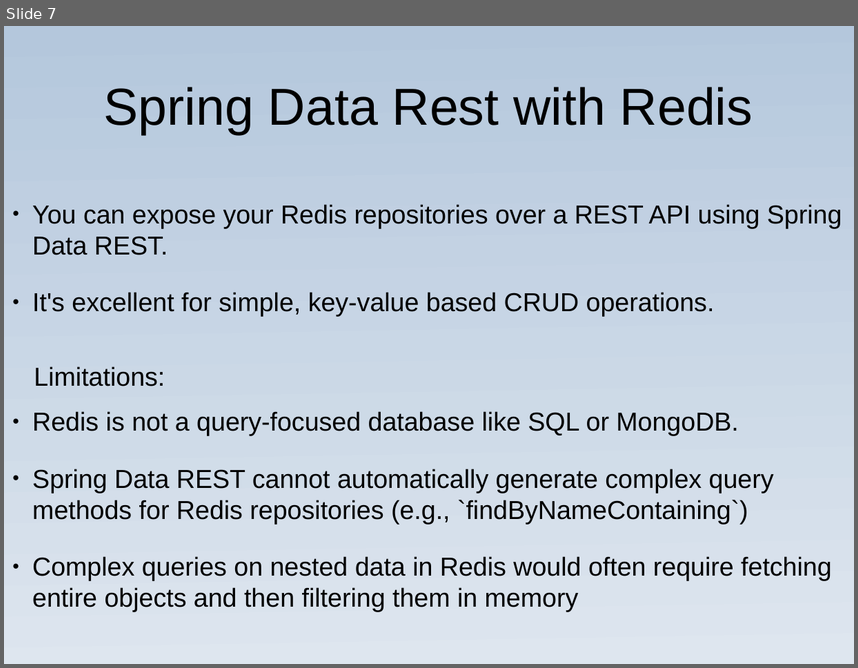
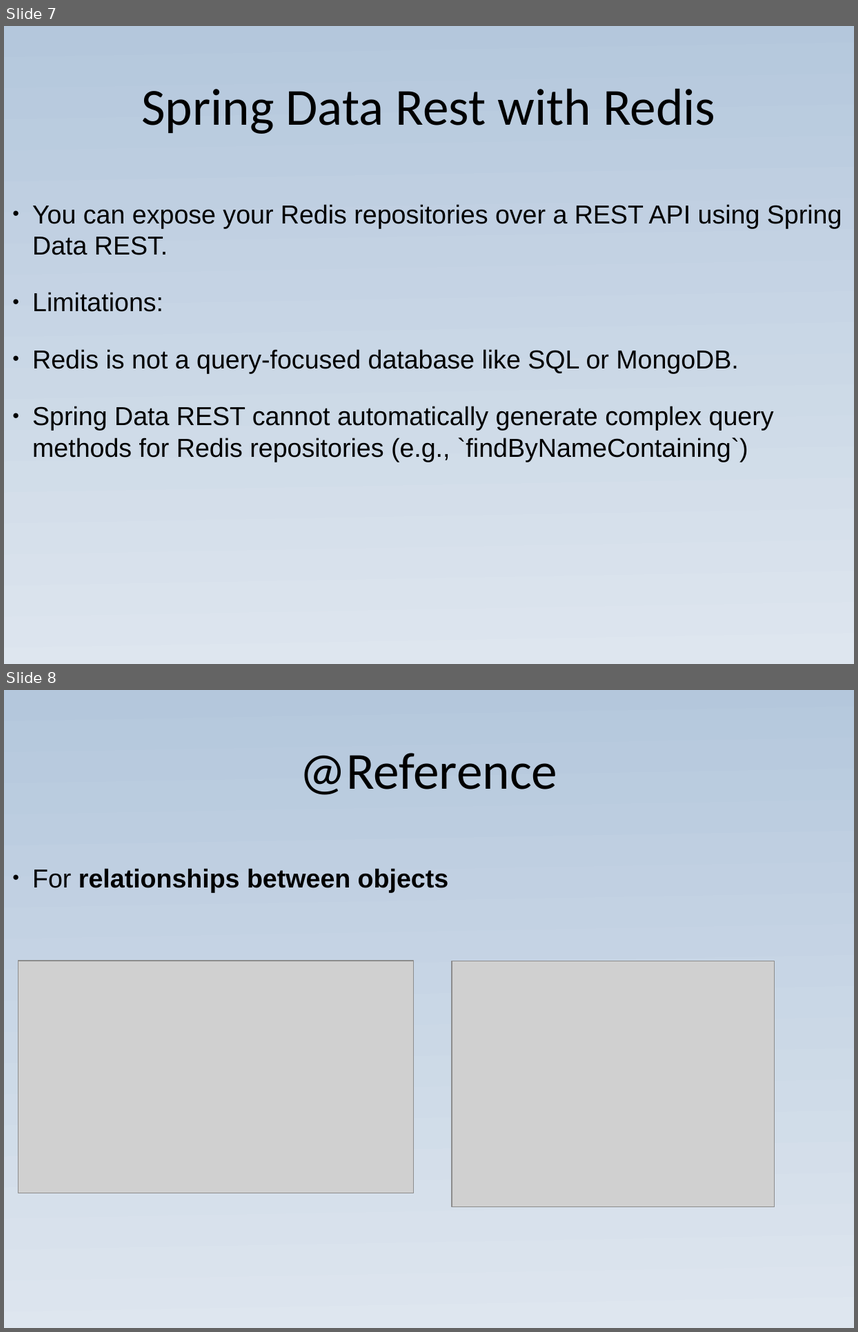
Before and after one commit to JoaoGuilhermedeSa/spring-data-redis, a slide deck: spring_data_redis_presentation_with_code.pptx. Shown one above the other, each under a label of ours: slide 7 before the commit, slides 7 and 8 after it. The pictures are 858x668 and 858x1332 pixels, drawn with LibreOffice and Linux fonts; fonts in the diff are those of the drawing; grey boxes stand for pictures. Boxes give left, top, right and bottom in pixels: in the first picture for what was removed or moved away, otherwise in the second. Text is boxed around its words. In the diff, an @@ line names an element or a change of style, - is before the commit and + after.

```diff
--- a/spring_data_redis_presentation_with_code.pptx
+++ b/spring_data_redis_presentation_with_code.pptx
@@ slide 8 added at [4,690,854,1328], background gradient #B4C7DC to #DEE6EF @@
@@ title added at [300,753,558,795], 44 pt, text #000000 @@
+@Reference
@@ text added at [32,868,448,892], 22 pt, text #000000, bold @@
+● For relationships between objects
@@ picture added at [18,960,414,1192] @@
@@ picture added at [452,961,775,1207] @@
@@ slide 7 changed as well @@
@@ title "Spring Data Rest with Redis" at [141,88,715,134]: font Arial to Calibri @@
@@ text at [32,292,715,316]: paragraph removed @@
-● It's excellent for simple, key-value based CRUD operations.
@@ text at [32,292,163,312]: bullet none to ●; more space between paragraphs @@
@@ text at [32,556,832,612]: paragraph removed @@
-● Complex queries on nested data in Redis would often require fetching entire objects and then filtering them in memory
```
Also in this commit, not shown: 4 other slides changed, 2 other slides added, 2 slides removed, 1 other file.
